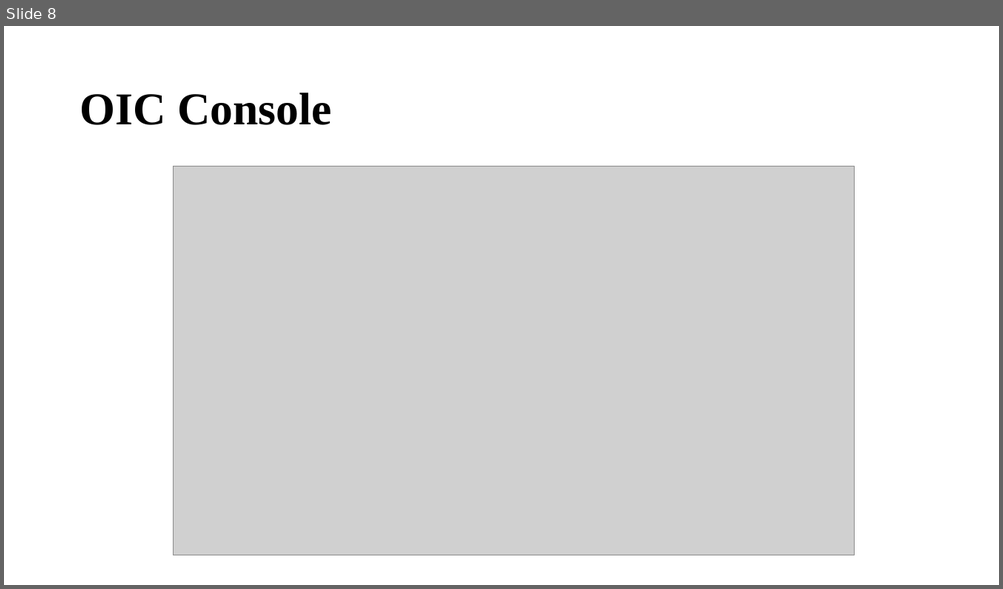
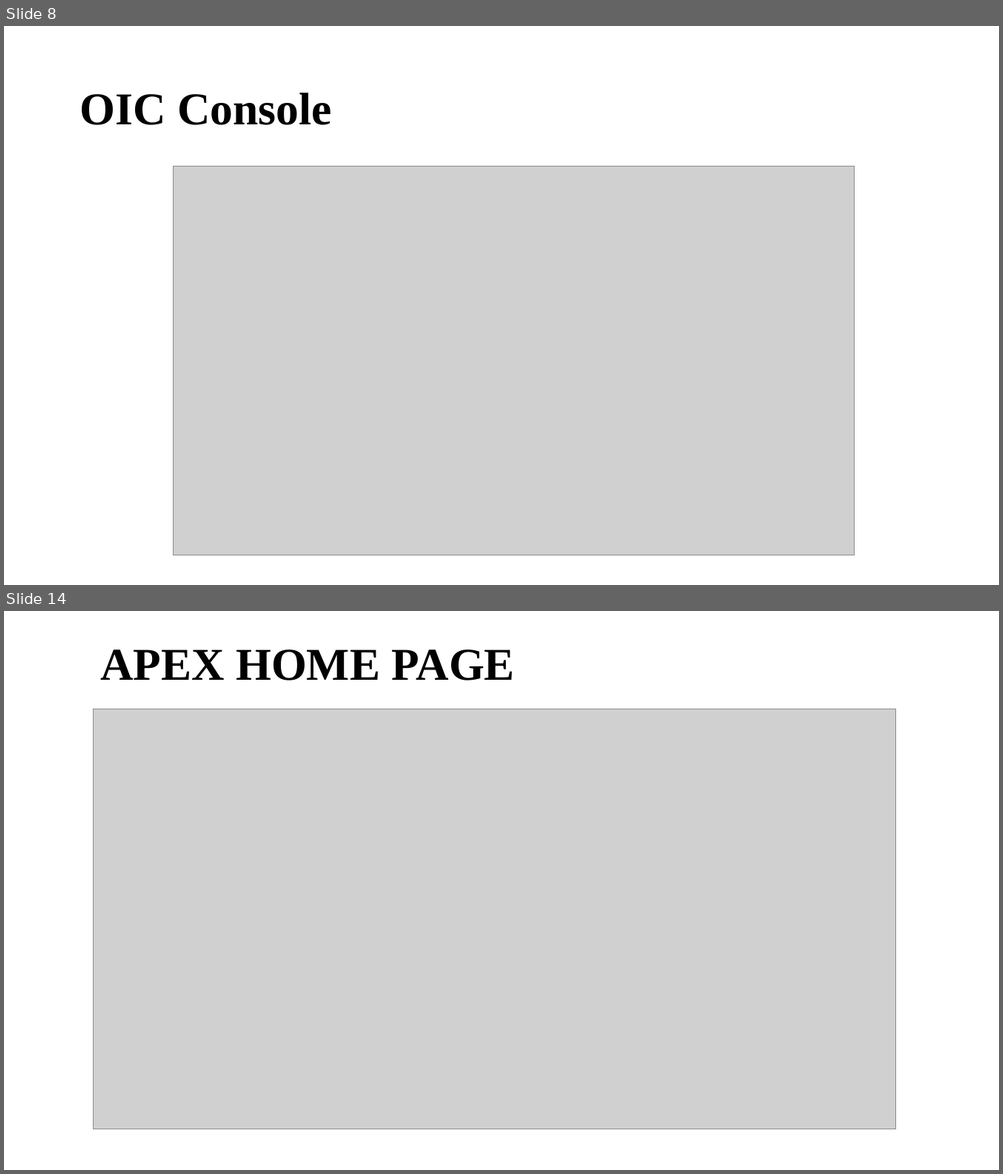
Before and after one commit to hariniariv/Report, a slide deck: ORACLE APEX.pptx. Shown one above the other, each under a label of ours: slide 8 before the commit, slides 8 and 14 after it; the slides between them are not shown. The pictures are 1003x589 and 1003x1174 pixels, drawn with LibreOffice and Linux fonts; fonts in the diff are those of the drawing; grey boxes stand for pictures. Boxes give left, top, right and bottom in pixels: in the first picture for what was removed or moved away, otherwise in the second. Text is boxed around its words. In the diff, an @@ line names an element or a change of style, - is before the commit and + after.

```diff
--- a/ORACLE APEX.pptx
+++ b/ORACLE APEX.pptx
@@ slide 14 added at [4, 611, 999, 1170], background #FFFFFF @@
@@ text added at [100, 649, 514, 681], 44 pt, text #000000, bold @@
+APEX HOME PAGE
@@ picture added at [93, 709, 896, 1130] @@
```
Also in this commit, not shown: 16 slides changed, 3 other slides added, 5 slides removed.
